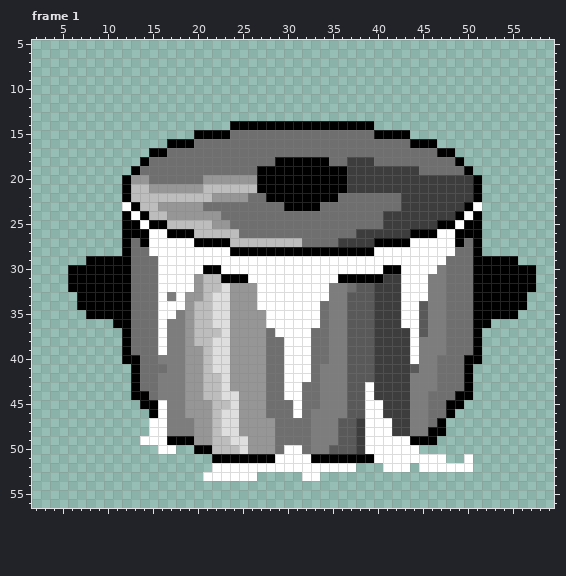
One commit to this animated GIF sprite: docs/boil-logo.gif. Above: the version before the commit.
The file is 64x64 pixels, 4 frames. Colours within 5 levels of each other are drawn and written as one. Shown: frame 1: x 2..59, y 5..56. The commit also changed other frames, which this record leaves out.
And afterwards:
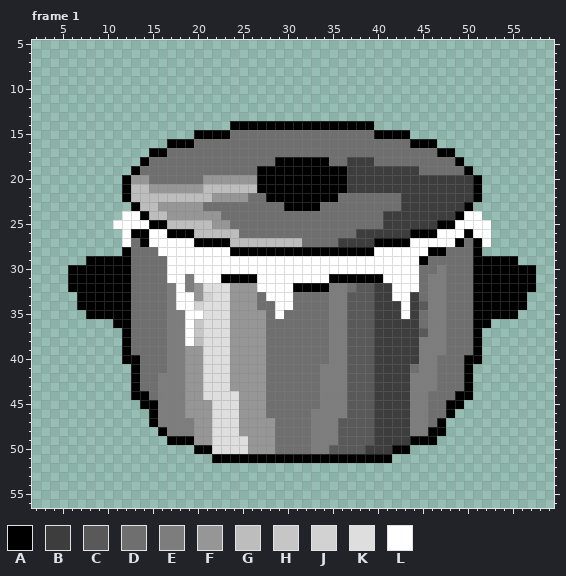
Palette (. is transparent): A #000000  B #3d3d3d  C #595959  D #6f6f6f  E #7d7d7d  F #969696  G #bdbdbd  H #c6c6c6  J #d2d2d2  K #dedede  L #ffffff
What changed:
Changed rows in their new state; - is an unchanged pixel.
Frame 1:
first column x 11:
23 -.--------------------------------------.-
24 -L--------------------------------------L-
25 LLL------------------------------------LLL
26 -L------------------------------------L-LL
27 -L---------------------------------------L
28 ----D------------------------------AAD----
29 -----D----------------------------ADD-----
30 -----D----LL------------------LL--DD------
31 -----D--ELLL---A--------A-----LL--D-------
32 -----DE-E-KK--------AAAA-------L--D-------
33 -----D--L-J-----D---DDDD-------L-BD-------
34 -----DE-LJK-----DD--DDD----------B--------
35 -----DE-LLK------D-DDDD----------BD-------
36 -----D--LHK------DDDDDD---------BBD-------
37 -----D--LHKK------DDDD-----------B--------
38 -----D--L-K--------DDD-----------B--------
39 -----D----K--------DDD-----------B--------
40 -----D----K--------DDD-----------B--------
41 ----------K--------DDD-----------D--------
42 ----------KK-------DDD--------------------
43 ----------KK-------DD-------C-------------
44 ----------KK-------DD-------C-------------
45 -----E-----KK-------D-------CB------------
46 -----E-----K--------D-------CB------------
47 ----AE-----K---------------CCBB-----------
48 ----.A-----K---------------CCBB-----------
49 ---...-----KK--------------CCBBBB---------
50 -----..----KKK-----DD------CBBBAA.--------
51 ------------------AAAA-------AA......--.--
52 -----------................---...-......--
53 ----------......-----..-------------------
Boxes around the changes in both pictures, in picture pixels (x1, y1, x2, y2):
changed: (113, 202, 491, 481)
